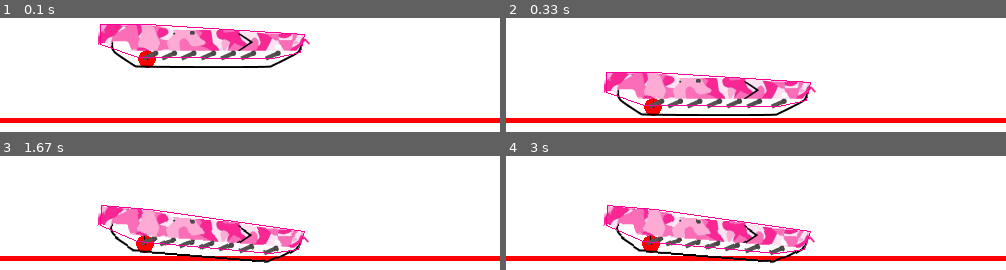
Above: before the commit, frames 1-4 (two rows, left to right).
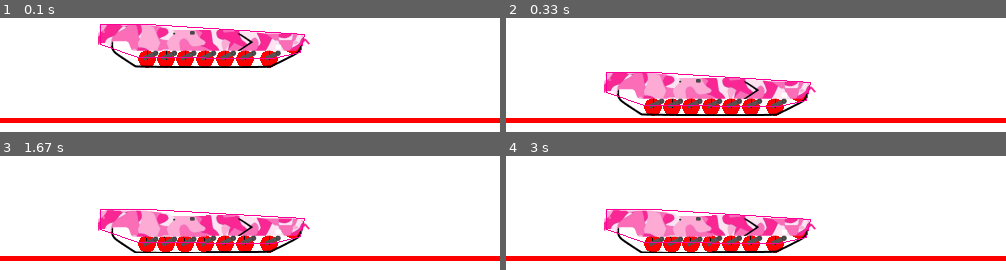
Above: after the commit, the same moments.

Repository: semboko/pygame_sandbox_luka
Game: pygame game, started from main.py
Two runs of this game, one before a commit and one after it. Both use one fixed random seed, a clock stepped at 60 frames per second and the inputs below.
Inputs:
- Up to frame 1 (0.1 s): no input
- Up to frame 2 (0.33 s): no input
- Up to frame 3 (1.67 s): no input
- Up to frame 4 (3 s): no input

The runs differ from the first frame. In frame 1, 2.0% of the frame differs, in the area x 31-60%, y 24-44%; in frame 2, 2.0%; in frame 3, 9.5%, in the area x 19-62%, y 42-94%; in frame 4, 9.5%.

Commit message:
Added wheels, added wheel.png

Diff:
--- a/components/tank.py
+++ b/components/tank.py
@@ -68,12 +68,27 @@
     def create_wheels(self, space: Space) -> List[Wheel]:
         r = 9
 
-        wheel = Wheel(self.origin + Vec2d(38, -56) + Vec2d(r, -r), r, space)
-        wheel.shape.filter = self.cf
-        tb_local = self.tb.body.world_to_local(wheel.body.position)
-        space.add(PivotJoint(wheel.body, self.tb.body, (0, 0), tb_local))
+        wheel_coords = [
+            Vec2d(38, -56),
+            Vec2d(57, -56),
+            Vec2d(76, -56),
+            Vec2d(96, -56),
+            Vec2d(116, -56),
+            Vec2d(136, -56),
+            Vec2d(160, -56),
+            Vec2d(184, -42),
+        ]
 
-        return [wheel, ]
+        result = []
+
+        for coord in wheel_coords:
+            wheel = Wheel(self.origin + coord + Vec2d(r, -r), r, space)
+            wheel.shape.filter = self.cf
+            tb_local = self.tb.body.world_to_local(wheel.body.position)
+            space.add(PivotJoint(wheel.body, self.tb.body, (0, 0), tb_local))
+            result.append(wheel)
+
+        return result
 
     def render(self, display: Surface) -> None:
         for wheel in self.wheels:
Binary file added: assets/wheel.png
